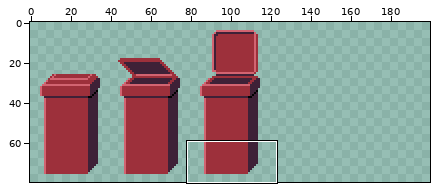
A sprite sheet gets an edit: asset/sprite/bidone_rosso.png. The first picture is a wide view before the edit; the outline marks the close-up.
Close-up. Before the commit:
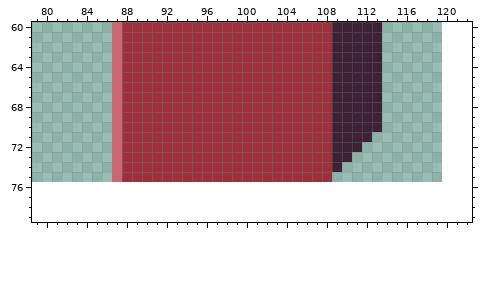
The file is 120x72 pixels. Shown: x 79..122, y 60..79. The old version is drawn lined up with the new one, on the new canvas. The commit also changed other parts of the picture, which this record leaves out.
And afterwards:
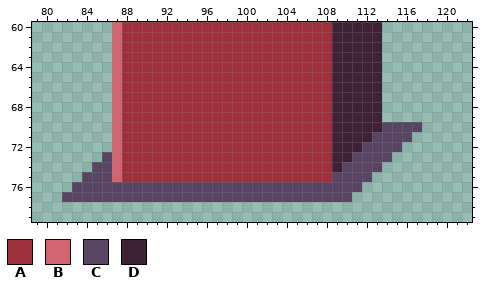
Palette (. is transparent): A #9d303b  B #d26471  C #584563  D #3e2137
Changes in this commit:
canvas 120x72 -> 200x80, the old top-left corner now at 0,4
y 70: x 114..117 .... -> CCCC
y 71: x 113..116 .... -> CCCC
y 72: x 112..115 .... -> CCCC
y 73: x 86 . -> C; x 111..114 .... -> CCCC
y 74: x 85..86 .. -> CC; x 110..113 .... -> CCCC
y 75: x 84..86 ... -> CCC; x 109..112 .... -> CCCC
y 76: x 83..111 ............................. -> CCCCCCCCCCCCCCCCCCCCCCCCCCCCC
y 77: x 82..110 ............................. -> CCCCCCCCCCCCCCCCCCCCCCCCCCCCC
Boxes around the changes in both close-ups, in picture pixels (x1, y1, x2, y2):
added: (62, 122, 422, 202)
